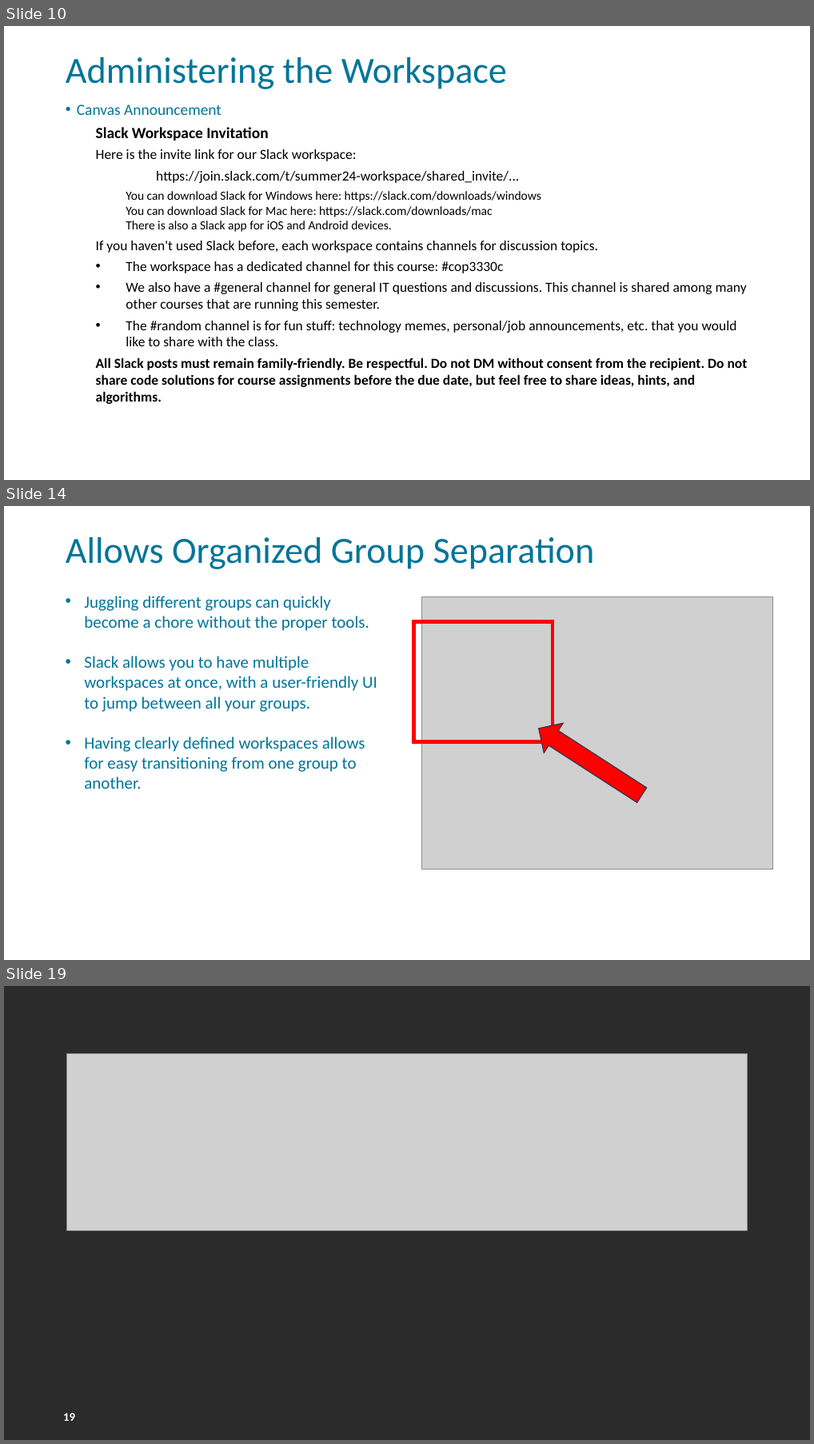
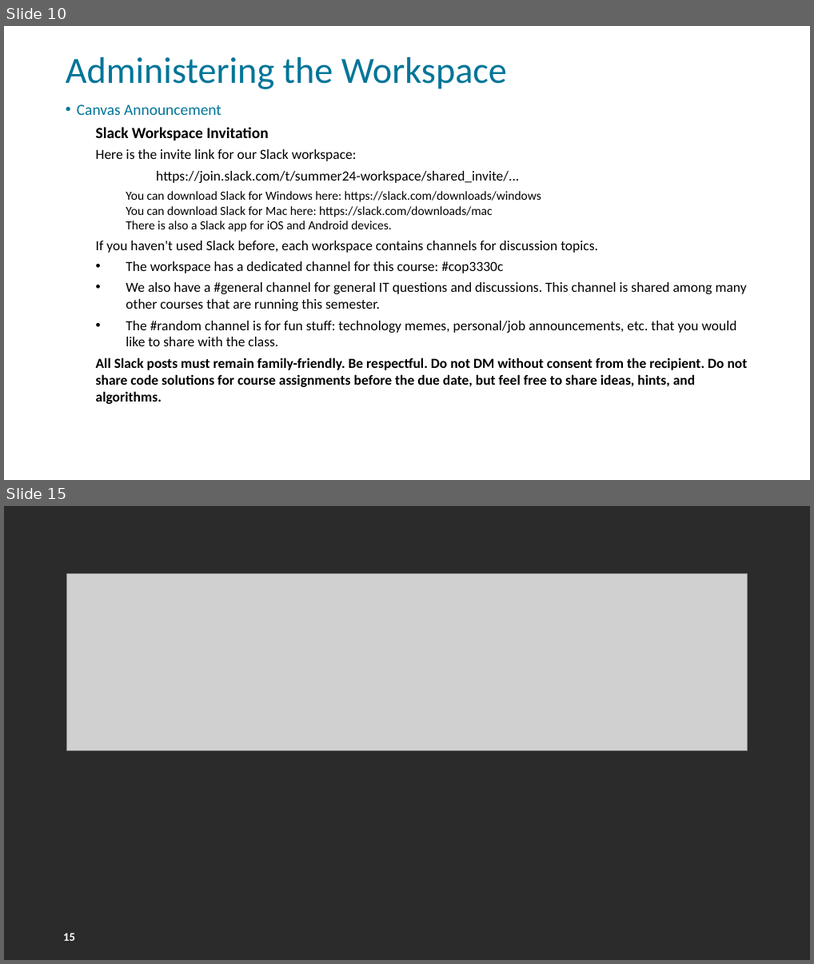
Before and after one commit to FSCJ-FacultyDev/HITEC2024, a slide deck: LeveragingSlackForStudentCollaboration.pptx. Shown one above the other, each under a label of ours: slides 10, 14 and 19 before the commit, slides 10 and 15 after it; the slides between them are not shown. The pictures are 814x1444 and 814x964 pixels, drawn with LibreOffice and Linux fonts; fonts in the diff are those of the drawing; grey boxes stand for pictures; background and template pictures are left out; a plain dark background stands for a picture behind light text. Boxes give left, top, right and bottom in pixels: in the first picture for what was removed or moved away, otherwise in the second. Text is boxed around its words. In the diff, an @@ line names an element or a change of style, - is before the commit and + after.

```diff
--- a/LeveragingSlackForStudentCollaboration.pptx
+++ b/LeveragingSlackForStudentCollaboration.pptx
@@ slide 14 removed at bbox=[4, 506, 810, 960], background picture (left out); not listed: 1 template element that a slide beside it also shows @@
@@ title removed at bbox=[66, 537, 595, 569] @@
-Allows Organized Group Separation
@@ text removed at bbox=[84, 596, 378, 788] @@
-• Juggling different groups can quickly become a chore without the proper tools.
-• Slack allows you to have multiple workspaces at once, with a user-friendly UI to jump between all your groups.
-• Having clearly defined workspaces allows for easy transitioning from one group to another.
@@ picture removed at bbox=[422, 597, 773, 869] @@
@@ rectangle removed at bbox=[414, 621, 553, 741] @@
@@ right arrow removed at bbox=[530, 713, 652, 810] @@
@@ what was slide 19 is now slide 15 @@
@@ page number at bbox=[63, 932, 75, 940]: text changed @@
-19
+15
```
Also in this commit, not shown: 1 slide changed, 3 slides added, 6 other slides removed.
